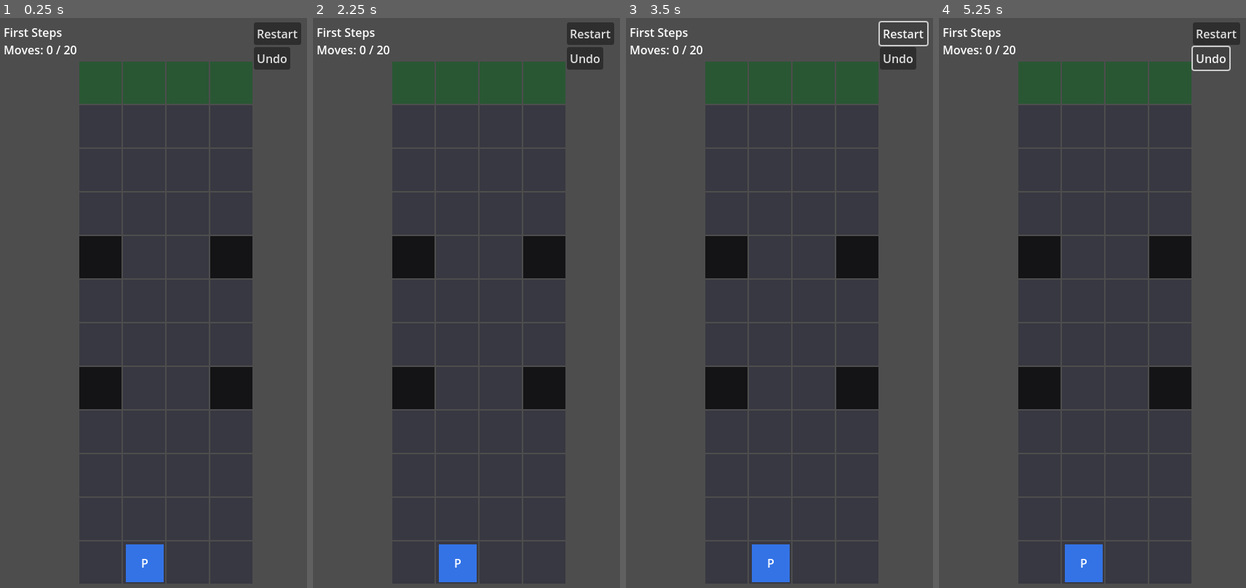
Above: before the commit, frames 1-4 (left to right).
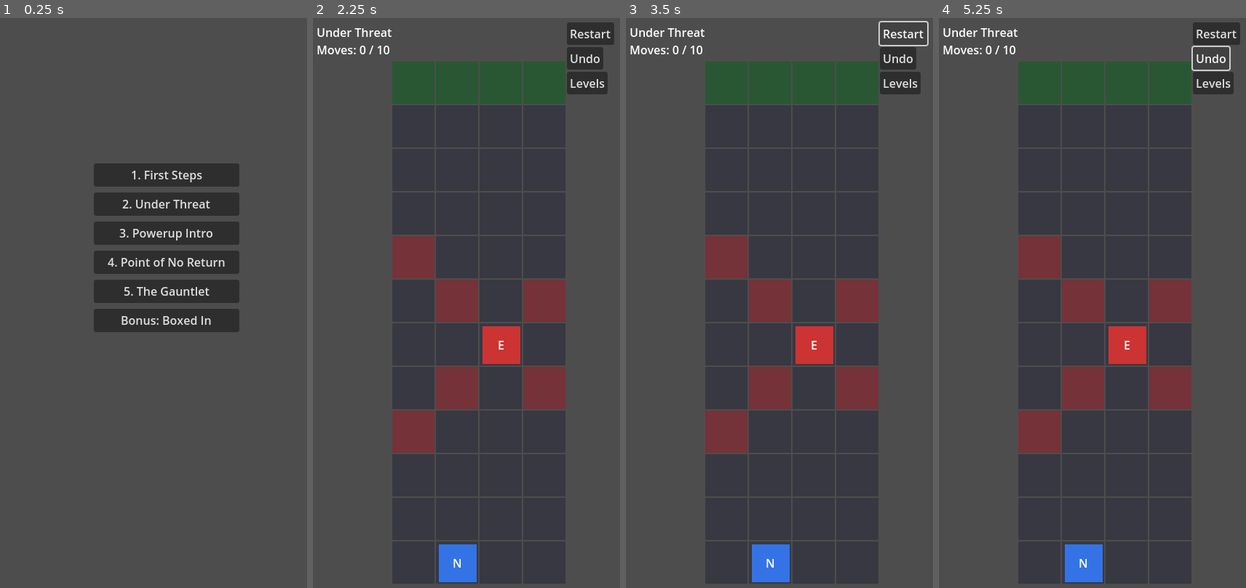
Above: after the commit, the same moments.

Repository: superhighfives/griss
Game: Godot game, scene res://game/Main.tscn
Same seed, same stepped clock (60 frames per second), same inputs: the game is played once before the commit and once after it.
Inputs (mouse positions are in pixels of both pictures, inside the frame that each line leads up to):
- Up to frame 1 (0.25 s): no input
- Up to frame 2 (2.25 s): click (478, 177) at 0.5 s, where only the run after the commit has a clickable "1. First Steps"; click (586, 80) at 1.25 s, where only the run after the commit has a clickable "Levels"; click (478, 206) at 2 s, where only the run after the commit has a clickable "2. Under Threat"
- Up to frame 3 (3.5 s): click "Restart" at 2.75 s
- Up to frame 4 (5.25 s): click "Restart" at 3.5 s; click "Restart" at 4.25 s; click "Undo" at 5 s

The runs differ from the first frame. In frame 1, 12% of the frame differs, in the area x 1-99%, y 0-99%; in frame 2, 9.7%; in frame 3, 9.7%; in frame 4, 9.7%.

Commit message:
M3: powerup rendering, level-select UI, five levels (done)
Powerup tiles now render and disappear on consumption
(BoardView._rebuild_powerups()). Verified - via a scratch script driving
GameController directly, not assumed - that promoted movement updates
legal-move highlights for free: MoveGen already dispatches on piece.kind,
show_highlights() already renders whatever that returns.

main.gd restructured around a reusable _load_level(path) that tears down
the previous board_view/input_controller/hud first, with a minimal
runtime-built level-select list shown on startup instead of a hardcoded
path - Hud gained a "Levels" button to get back to it. Still one .tscn,
per the architecture constraint in docs/PLAN.md.

Three new levels reach the required five: 03_powerup_intro teaches the
mechanic in a guaranteed-encounter position; 04_point_of_no_return and
05_the_gauntlet both place the powerup where a pawn's two-square first
move can jump over it, with a wall just beyond - skip the tile, walk
into the wall, stuck. Added tools/solve_level.gd (checked in, not a
scratch script this time - it earned it) to verify all of this by
brute-force BFS over the real rules engine rather than hand-planned
paths: it found a shorter solution to 02_under_threat than the
hand-planned one, caught an invalid knight-move delta in an early level-5
draft, and its --forbid-promotion flag is what actually proves level 5
is unsolvable without promoting, rather than just asserting it from the
geometry.

edge_case_boxed_in.json (renamed from 03_boxed_in.json) stays selectable
but outside the numbered five - an M2 rules-edge-case demo, not a
difficulty step.

Full plan, including an honest note on where level 4 deviated from the
brief (it turned out structurally difficult to make promotion optional
rather than required for any pawn-start level with a real obstacle - a
pawn can't dodge sideways) in plans/done/m3-powerups-and-content.md.

44/44 tests green. Manually verified end to end - level select, real
move-making, and the threat overlay all confirmed working in a live run.

Diff:
--- a/game/board_view.gd
+++ b/game/board_view.gd
@@ -5,6 +5,7 @@
 const BOARD_OFFSET: Vector2 = Vector2(120, 60)
 const CELL_MARGIN: float = 2.0
 const PIECE_MARGIN: float = 8.0
+const POWERUP_MARKER_SIZE: float = 24.0
 
 const COLOR_CELL: Color = Color(0.22, 0.22, 0.26)
 const COLOR_WALL: Color = Color(0.08, 0.08, 0.09)
@@ -13,18 +14,21 @@
 const COLOR_ENEMY: Color = Color(0.8, 0.2, 0.2)
 const COLOR_HIGHLIGHT: Color = Color(1.0, 0.95, 0.3, 0.4)
 const COLOR_THREAT: Color = Color(0.9, 0.15, 0.15, 0.35)
+const COLOR_POWERUP: Color = Color(1.0, 0.85, 0.2, 0.9)
 
 var controller: GameController
 var _cell_nodes: Dictionary = {}
 var _piece_nodes: Dictionary = {}
 var _highlight_nodes: Array[ColorRect] = []
 var _threat_nodes: Array[ColorRect] = []
+var _powerup_nodes: Array[ColorRect] = []
 
 
 func setup(p_controller: GameController) -> void:
 	controller = p_controller
 	_build_cells()
 	_rebuild_threats()
+	_rebuild_powerups()
 	_rebuild_pieces()
 
 
@@ -42,6 +46,7 @@
 
 func refresh() -> void:
 	_rebuild_threats()
+	_rebuild_powerups()
 	_rebuild_pieces()
 	clear_highlights()
 
@@ -81,6 +86,24 @@
 		threat.mouse_filter = Control.MOUSE_FILTER_IGNORE
 		add_child(threat)
 		_threat_nodes.append(threat)
+
+
+## A small centered marker per powerup tile, distinct from the threat
+## overlay's full-cell tint so the two read differently at a glance.
+## Rebuilt on every refresh() - the tile disappears the moment
+## Rules.apply_move() consumes it, and this is how that becomes visible.
+func _rebuild_powerups() -> void:
+	for marker in _powerup_nodes:
+		marker.queue_free()
+	_powerup_nodes = []
+	for pos: Vector2i in controller.state.powerups.keys():
+		var marker: ColorRect = ColorRect.new()
+		marker.size = Vector2(POWERUP_MARKER_SIZE, POWERUP_MARKER_SIZE)
+		marker.position = grid_to_screen(pos) + (Vector2(CELL_SIZE, CELL_SIZE) - marker.size) / 2.0
+		marker.color = COLOR_POWERUP
+		marker.mouse_filter = Control.MOUSE_FILTER_IGNORE
+		add_child(marker)
+		_powerup_nodes.append(marker)
 
 
 func _build_cells() -> void:
--- a/game/hud.gd
+++ b/game/hud.gd
@@ -1,11 +1,14 @@
 class_name Hud
 extends Control
+
+signal levels_requested
 
 var controller: GameController
 var moves_label: Label
 var status_label: Label
 var restart_button: Button
 var undo_button: Button
+var levels_button: Button
 
 
 func setup(p_controller: GameController, level_name: String) -> void:
@@ -39,6 +42,12 @@
 	undo_button.pressed.connect(controller.undo)
 	add_child(undo_button)
 
+	levels_button = Button.new()
+	levels_button.text = "Levels"
+	levels_button.position = Vector2(360, 74)
+	levels_button.pressed.connect(func(): levels_requested.emit())
+	add_child(levels_button)
+
 	controller.state_updated.connect(_on_state_updated)
 	controller.outcome_updated.connect(_on_outcome_updated)
 	_on_state_updated()
--- a/game/main.gd
+++ b/game/main.gd
@@ -1,20 +1,79 @@
 extends Node2D
 
-const LEVEL_PATH: String = "res://levels/01_first_steps.json"
 const DESIGN_SIZE: Vector2 = Vector2(480, 800)
+
+const LEVELS: Array[Dictionary] = [
+	{"path": "res://levels/01_first_steps.json", "label": "1. First Steps"},
+	{"path": "res://levels/02_under_threat.json", "label": "2. Under Threat"},
+	{"path": "res://levels/03_powerup_intro.json", "label": "3. Powerup Intro"},
+	{"path": "res://levels/04_point_of_no_return.json", "label": "4. Point of No Return"},
+	{"path": "res://levels/05_the_gauntlet.json", "label": "5. The Gauntlet"},
+	{"path": "res://levels/edge_case_boxed_in.json", "label": "Bonus: Boxed In"},
+]
 
 var controller: GameController
 var board_view: BoardView
 var input_controller: InputController
 var hud: Hud
 var selected_piece_id: int = -1
+var _level_select_buttons: Array[Button] = []
 
 
 func _ready() -> void:
-	var level: Level = LevelLoader.load_from_file(LEVEL_PATH)
+	_show_level_select()
+	_center_in_safe_area()
+
+
+func _show_level_select() -> void:
+	for i in range(LEVELS.size()):
+		var entry: Dictionary = LEVELS[i]
+		var button: Button = Button.new()
+		button.text = entry["label"]
+		button.position = Vector2(140, 200 + i * 40)
+		button.size = Vector2(200, 32)
+		var path: String = entry["path"]
+		button.pressed.connect(func(): _on_level_selected(path))
+		$UI.add_child(button)
+		_level_select_buttons.append(button)
+
+
+func _clear_level_select() -> void:
+	for button in _level_select_buttons:
+		button.queue_free()
+	_level_select_buttons = []
+
+
+func _on_level_selected(path: String) -> void:
+	_clear_level_select()
+	_load_level(path)
+
+
+func _return_to_level_select() -> void:
+	_teardown_level()
+	_show_level_select()
+
+
+func _teardown_level() -> void:
+	if board_view != null:
+		board_view.queue_free()
+		board_view = null
+	if input_controller != null:
+		input_controller.queue_free()
+		input_controller = null
+	if hud != null:
+		hud.queue_free()
+		hud = null
+	controller = null
+	selected_piece_id = -1
+
+
+func _load_level(path: String) -> void:
+	var level: Level = LevelLoader.load_from_file(path)
 	if level == null:
-		push_error("Failed to load level %s: bad field '%s'" % [LEVEL_PATH, LevelLoader.last_error])
+		push_error("Failed to load level %s: bad field '%s'" % [path, LevelLoader.last_error])
 		return
+
+	_teardown_level()
 
 	controller = GameController.new()
 	controller.load_level(level)
@@ -31,11 +90,10 @@
 	hud = Hud.new()
 	$UI.add_child(hud)
 	hud.setup(controller, level.level_name)
+	hud.levels_requested.connect(_return_to_level_select)
 
 	controller.state_updated.connect(board_view.refresh)
 	controller.outcome_updated.connect(_on_outcome_updated)
-
-	_center_in_safe_area()
 
 
 # window/stretch/aspect is "expand", which fills the whole screen (no
--- /dev/null
+++ b/levels/03_powerup_intro.json
@@ -0,0 +1,10 @@
+{
+  "name": "Powerup Intro",
+  "width": 4,
+  "height": 12,
+  "move_budget": 9,
+  "player": { "kind": "PAWN", "pos": [1, 0] },
+  "walls": [],
+  "powerups": [{ "pos": [1, 2], "type": "promote" }],
+  "enemies": []
+}
--- /dev/null
+++ b/levels/04_point_of_no_return.json
@@ -0,0 +1,10 @@
+{
+  "name": "Point of No Return",
+  "width": 4,
+  "height": 12,
+  "move_budget": 10,
+  "player": { "kind": "PAWN", "pos": [1, 0] },
+  "walls": [[1, 3]],
+  "powerups": [{ "pos": [1, 1], "type": "promote" }],
+  "enemies": []
+}
--- /dev/null
+++ b/levels/05_the_gauntlet.json
@@ -0,0 +1,10 @@
+{
+  "name": "The Gauntlet",
+  "width": 4,
+  "height": 12,
+  "move_budget": 9,
+  "player": { "kind": "PAWN", "pos": [1, 0] },
+  "walls": [[1, 3]],
+  "powerups": [{ "pos": [1, 1], "type": "promote" }],
+  "enemies": [{ "kind": "BISHOP", "pos": [1, 4] }]
+}
--- /dev/null
+++ b/tools/solve_level.gd
@@ -0,0 +1,74 @@
+extends SceneTree
+
+# Usage: godot --headless --script res://solve_level.gd -- <level_path> [--forbid-promotion]
+# BFS over (pos, kind, moves_used) states using the real core rules engine.
+# Prints a winning move sequence if one exists within the level's move
+# budget, or says no solution was found.
+
+func _init():
+	var args: PackedStringArray = OS.get_cmdline_user_args()
+	if args.size() < 1:
+		print("usage: solve_level.gd <level_path> [--forbid-promotion]")
+		quit(1)
+		return
+	var level_path: String = args[0]
+	var forbid_promotion: bool = args.size() > 1 and args[1] == "--forbid-promotion"
+
+	var level: Level = LevelLoader.load_from_file(level_path)
+	if level == null:
+		print("LOAD FAILED: ", LevelLoader.last_error)
+		quit(1)
+		return
+
+	var start_state: BoardState = level.to_board_state()
+	var start_player: Piece = start_state.get_player_piece()
+	var start_kind: PieceKind.Kind = start_player.kind
+
+	# Each queue entry: {state, path (array of Vector2i destinations)}
+	var queue: Array = [{"state": start_state, "path": []}]
+	var seen: Dictionary = {}
+	var solution: Array = []
+	var found: bool = false
+	var states_explored: int = 0
+
+	while not queue.is_empty() and not found:
+		var entry: Dictionary = queue.pop_front()
+		var state: BoardState = entry["state"]
+		var path: Array = entry["path"]
+		states_explored += 1
+
+		var outcome: Rules.Outcome = Rules.check_outcome(state)
+		if outcome == Rules.Outcome.WIN:
+			solution = path
+			found = true
+			break
+		if outcome != Rules.Outcome.ONGOING:
+			continue
+		if state.moves_used >= state.move_budget:
+			continue
+
+		var player: Piece = state.get_player_piece()
+		var key: String = str(player.pos) + "|" + str(player.kind) + "|" + str(state.moves_used) + "|" + str(state.powerups.keys())
+		if seen.has(key):
+			continue
+		seen[key] = true
+
+		for dest: Vector2i in MoveGen.legal_moves(state, player.id):
+			var next_state: BoardState = state.duplicate_state()
+			var applied: bool = Rules.apply_move(next_state, player.id, dest)
+			if not applied:
+				continue
+			if forbid_promotion:
+				var next_player: Piece = next_state.get_player_piece()
+				if next_player.kind != start_kind:
+					continue
+			var next_path: Array = path.duplicate()
+			next_path.append(dest)
+			queue.append({"state": next_state, "path": next_path})
+
+	print("states explored: ", states_explored)
+	if found:
+		print("SOLUTION (", solution.size(), " moves): ", solution)
+	else:
+		print("NO SOLUTION FOUND", " (forbid_promotion=", forbid_promotion, ")")
+	quit()
Renamed: levels/03_boxed_in.json -> levels/edge_case_boxed_in.json
Not shown, added: plans/done/m3-powerups-and-content.md
Not shown, removed: plans/in-progress/m3-powerups-and-content.md
